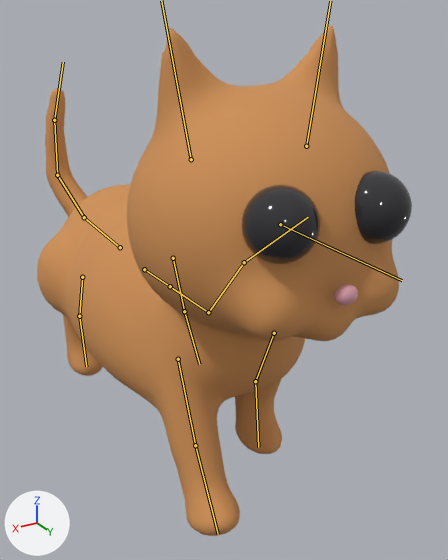
Before and after pictures for a commit that changed the glTF model assets/loaf/cat.glb.
Camera for both pictures: a 50 mm lens placed at (1.6, 3.24, 2.63), pointed at (-0.21, 0.22, 1.12). The axes (+X, +Y, +Z) are drawn at lower left. The lights are the same throughout. The first picture is the older version. Both versions are drawn at frame 22 of the action 'Walk'; the numbers are the values there. The bones that change, and the others that lie on the model, are drawn over the model as lines.

In view in the first picture: 'CatBody', 'EyeL', 'EyeR', 'Nose'.
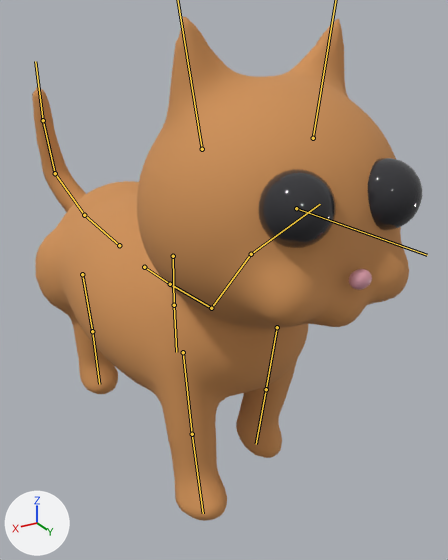
What changed in the scene script:
```text
Change bone_root:
    where bone_root = bpy.data.objects['CatRig'].pose.bones['root']
    bone_root.location: (0.0, 0.0, 0.0) -> (0.0, 0.0, 0.016)
Change bone_spine:
    where bone_spine = bpy.data.objects['CatRig'].pose.bones['spine']  # child of 'root'
    bone_spine.rotation_quaternion: (1.0, 0.0, 0.0, -0.024) -> (1.0, 0.008, -0.008, -0.005)  # degrees (0, 0, -3) -> degrees (1, -1, -1)
Change bone_legfl_up:
    where bone_legfl_up = bpy.data.objects['CatRig'].pose.bones['legFL_up']  # child of 'spine'
    bone_legfl_up.rotation_quaternion: (0.978, -0.208, 0.0, 0.0) -> (0.995, -0.095, 0.0, 0.0)  # degrees (-24, 0, 0) -> degrees (-11, 0, 0)
Change bone_legfl_lo:
    where bone_legfl_lo = bpy.data.objects['CatRig'].pose.bones['legFL_lo']  # child of 'legFL_up'
    bone_legfl_lo.rotation_quaternion: (0.981, 0.192, 0.0, 0.0) -> (0.997, -0.078, 0.0, 0.0)  # degrees (22, 0, 0) -> degrees (-9, 0, 0)
Change bone_legfr_up:
    where bone_legfr_up = bpy.data.objects['CatRig'].pose.bones['legFR_up']  # child of 'spine'
    bone_legfr_up.rotation_quaternion: (0.978, 0.208, 0.0, 0.0) -> (0.996, 0.088, 0.0, 0.0)  # degrees (24, 0, 0) -> degrees (10, 0, 0)
Change bone_legfr_lo:
    where bone_legfr_lo = bpy.data.objects['CatRig'].pose.bones['legFR_lo']  # child of 'legFR_up'
    bone_legfr_lo.rotation_quaternion: (1.0, 0.0, 0.0, 0.0) -> (0.999, -0.035, 0.0, 0.0)  # degrees (0, 0, 0) -> degrees (-4, 0, 0)
Change bone_tail2:
    where bone_tail2 = bpy.data.objects['CatRig'].pose.bones['tail2']  # child of 'tail1'
    bone_tail2.rotation_quaternion: (0.999, 0.0, 0.0, -0.042) -> (0.997, 0.0, 0.0, -0.076)  # degrees (0, 0, -5) -> degrees (0, 0, -9)
Change bone_tail3:
    where bone_tail3 = bpy.data.objects['CatRig'].pose.bones['tail3']  # child of 'tail2'
    bone_tail3.rotation_quaternion: (1.0, 0.0, 0.0, 0.01) -> (0.999, 0.0, 0.0, -0.052)  # degrees (0, 0, 1) -> degrees (0, 0, -6)
Change bone_tail4:
    where bone_tail4 = bpy.data.objects['CatRig'].pose.bones['tail4']  # child of 'tail3'
    bone_tail4.rotation_quaternion: (0.998, 0.0, 0.0, 0.061) -> (1.0, 0.0, 0.0, -0.002)  # degrees (0, 0, 7) -> degrees (0, 0, 0)
Change bone_legbl_up:
    where bone_legbl_up = bpy.data.objects['CatRig'].pose.bones['legBL_up']  # child of 'root'
    bone_legbl_up.rotation_quaternion: (0.978, 0.208, 0.0, 0.0) -> (1.0, -0.017, 0.0, 0.0)  # degrees (24, 0, 0) -> degrees (-2, 0, 0)
Change bone_legbl_lo:
    where bone_legbl_lo = bpy.data.objects['CatRig'].pose.bones['legBL_lo']  # child of 'legBL_up'
    bone_legbl_lo.rotation_quaternion: (1.0, 0.0, 0.0, 0.0) -> (0.999, -0.035, 0.0, 0.0)  # degrees (0, 0, 0) -> degrees (-4, 0, 0)
Change bone_legbr_up:
    where bone_legbr_up = bpy.data.objects['CatRig'].pose.bones['legBR_up']  # child of 'root'
    bone_legbr_up.rotation_quaternion: (0.978, -0.208, 0.0, 0.0) -> (0.99, 0.139, 0.0, 0.0)  # degrees (-24, 0, 0) -> degrees (16, 0, 0)
Change bone_legbr_lo:
    where bone_legbr_lo = bpy.data.objects['CatRig'].pose.bones['legBR_lo']  # child of 'legBR_up'
    bone_legbr_lo.rotation_quaternion: (0.981, 0.192, 0.0, 0.0) -> (0.987, -0.158, 0.0, 0.0)  # degrees (22, 0, 0) -> degrees (-18, 0, 0)
```

Pixel boxes [x1, y1, x2, y2] of what changed, in the pictures (448 x 560 px):
'CatBody', posed: before [37, 25, 399, 536]; after [32, 16, 409, 521]
'EyeR', posed: before [242, 185, 320, 264]; after [259, 169, 336, 248]
'EyeL', posed: before [355, 171, 412, 244]; after [368, 158, 422, 230]
bone 'root', root to tip: before (144, 269) to (170, 286); after (144, 267) to (170, 284)
bone 'spine', root to tip: before (170, 286) to (208, 312); after (170, 284) to (211, 308)
bone 'legFL_up', root to tip: before (274, 333) to (255, 381); after (277, 327) to (266, 389)
bone 'legFL_lo', root to tip: before (255, 381) to (258, 447); after (266, 389) to (256, 444)
bone 'legFR_up', root to tip: before (178, 359) to (195, 445); after (183, 352) to (192, 434)
bone 'legFR_lo', root to tip: before (195, 445) to (218, 534); after (192, 434) to (203, 513)
bone 'tail2', root to tip: before (84, 217) to (57, 175); after (84, 215) to (55, 173)
bone 'tail3', root to tip: before (57, 175) to (54, 120); after (55, 173) to (43, 120)
bone 'tail4', root to tip: before (54, 120) to (63, 62); after (43, 120) to (35, 61)
bone 'legBL_up', root to tip: before (173, 258) to (184, 311); after (173, 256) to (174, 305)
bone 'legBL_lo', root to tip: before (184, 311) to (199, 364); after (174, 305) to (176, 352)
bone 'legBR_up', root to tip: before (82, 277) to (79, 316); after (82, 274) to (92, 331)
bone 'legBR_lo', root to tip: before (79, 316) to (86, 366); after (92, 331) to (99, 384)
